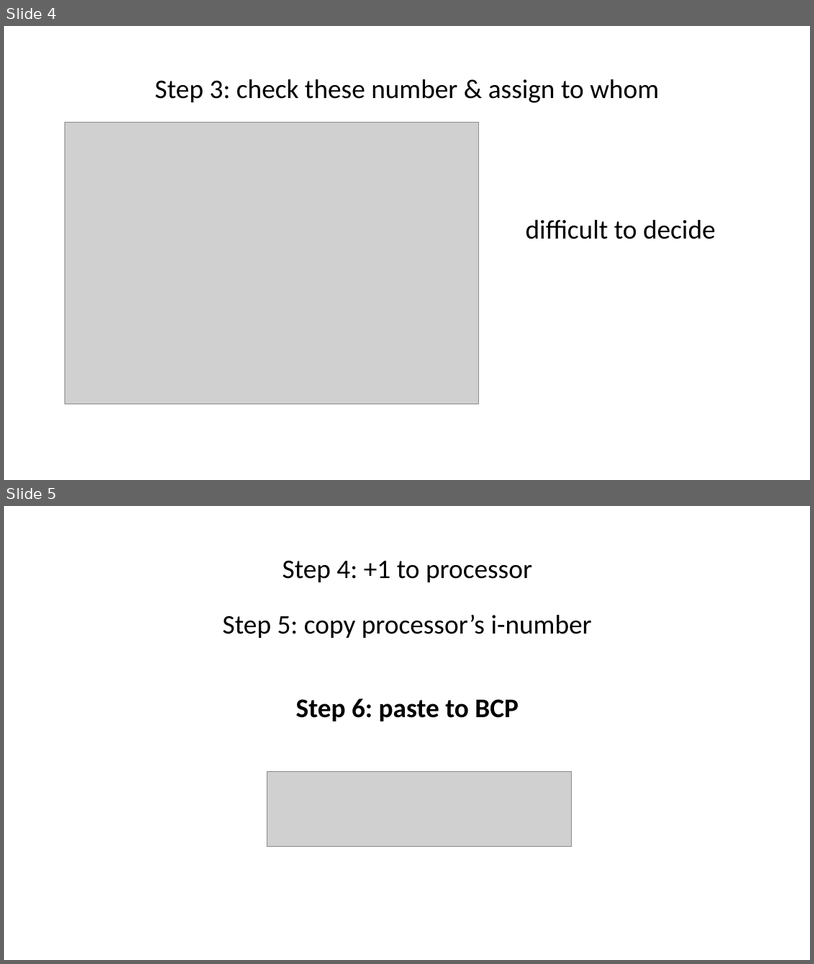
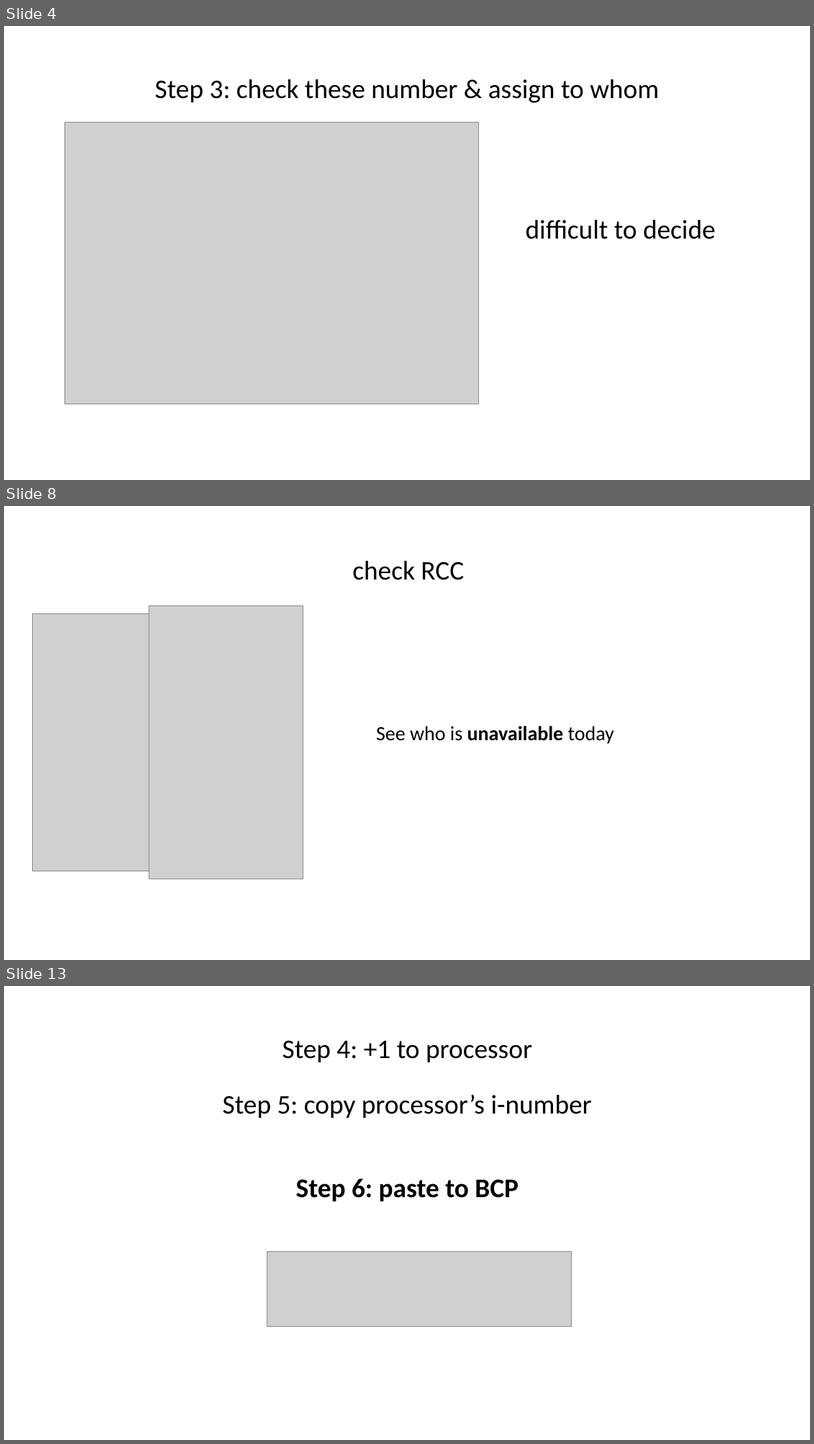
Before and after one commit to Ahaan17Saroch/Queue-Manager-Cloud-Dispatcher, a slide deck: SAP精简版.pptx. Shown one above the other, each under a label of ours: slides 4 and 5 before the commit, slides 4, 8 and 13 after it; the slides between them are not shown. The pictures are 814x964 and 814x1444 pixels, drawn with LibreOffice and Linux fonts; fonts in the diff are those of the drawing; grey boxes stand for pictures. Boxes give left, top, right and bottom in pixels: in the first picture for what was removed or moved away, otherwise in the second. Text is boxed around its words. In the diff, an @@ line names an element or a change of style, - is before the commit and + after.

```diff
--- a/SAP精简版.pptx
+++ b/SAP精简版.pptx
@@ slide 8 added at (4, 506, 810, 960), background #FFFFFF @@
@@ text added at (352, 561, 464, 580), 32 pt, text #000000 @@
+check RCC
@@ picture added at (149, 605, 304, 879) @@
@@ picture added at (33, 614, 149, 871) @@
@@ text added at (376, 726, 615, 744), 24 pt, text #000000 @@
+See who is unavailable today
@@ what was slide 5 is now slide 13 @@
```
Also in this commit, not shown: 3 slides changed, 8 other slides added, 1 slide removed, 3 other files.
